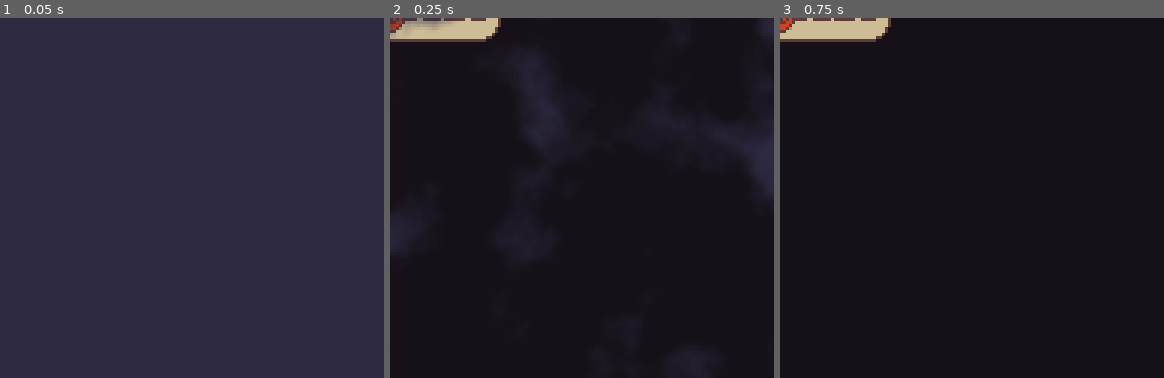
Above: before the commit, frames 1-3 (left to right).
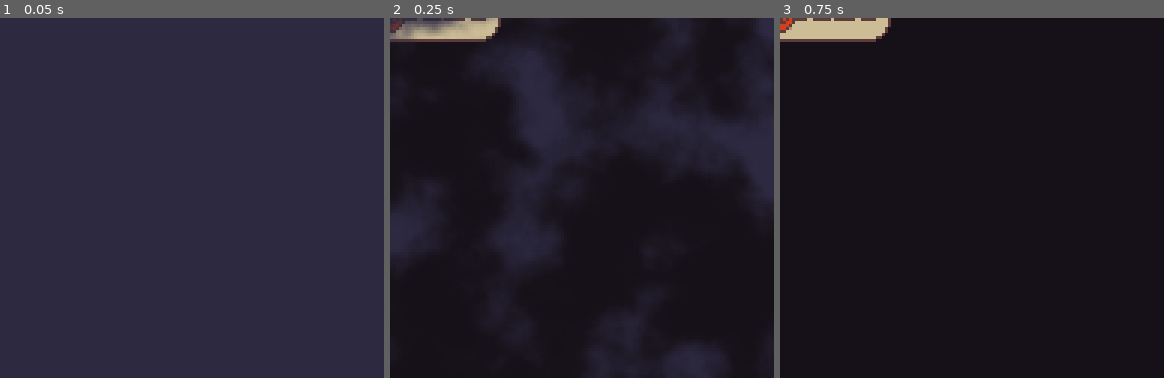
Above: after the commit, the same moments.

Repository: xphere/a-little-bird-told-me
Game: Godot game, scene res://src/objects/letters/letter.tscn
Same seed, same stepped clock (60 frames per second), same inputs: the game is played once before the commit and once after it. This scene is started directly instead of the project's main scene.
Inputs (mouse positions are % of the whole screen's width and height, from its top left):
- Up to frame 1 (0.05 s): no input
- Up to frame 2 (0.25 s): no input
- Up to frame 3 (0.75 s): tap Enter (ui_accept) at 0.5 s; move the mouse to (72, 45) at 0.52 s; click (72, 45) at 0.67 s
The pictures show only the part of the screen within x 0-50%, y 0-50%; the shares and areas given below are measured in that part.

Frame 1 is identical in both runs. In frame 2, 0.8% of the frame differs, in the area x 0-28%, y 0-6%; in frame 3, nothing differs.

Commit message:
!letter: make the scene inherit from selectable

Diff:
--- a/src/objects/letters/letter.tscn
+++ b/src/objects/letters/letter.tscn
@@ -1,8 +1,9 @@
-[gd_scene load_steps=5 format=2]
+[gd_scene load_steps=6 format=2]
 
 [ext_resource path="res://src/objects/letters/sealed-letter.png" type="Texture" id=1]
 [ext_resource path="res://src/objects/letters/letter.gd" type="Script" id=2]
 [ext_resource path="res://src/objects/selectable/pixel-outline.gdshader" type="Shader" id=3]
+[ext_resource path="res://src/objects/selectable/selectable.tscn" type="PackedScene" id=4]
 
 [sub_resource type="ShaderMaterial" id=1]
 resource_local_to_scene = true
@@ -12,13 +13,14 @@
 shader_param/border_color = Color( 1, 1, 1, 1 )
 shader_param/alpha_threshold = 0.75
 shader_param/neighbourhood_threshold = 0.75
+shader_param/texture_color = Color( 1, 1, 1, 1 )
 
-[node name="Letter" type="Area2D"]
+[node name="Letter" instance=ExtResource( 4 )]
 script = ExtResource( 2 )
 
-[node name="Sprite" type="Sprite" parent="."]
+[node name="Sprite" parent="." index="0"]
 material = SubResource( 1 )
 texture = ExtResource( 1 )
 
-[node name="Selection" type="CollisionPolygon2D" parent="."]
+[node name="Selection" type="CollisionPolygon2D" parent="." index="1"]
 polygon = PoolVector2Array( 32, -8, 34, -8, 34, -7, 35, -7, 35, -6, 36, -6, 36, -4, 37, -4, 37, 3, 36, 3, 36, 5, 35, 5, …(197 unchanged characters)…
